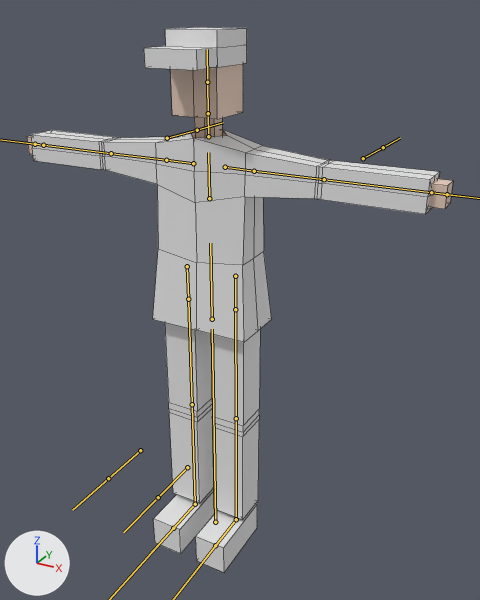
An edit to the FBX model DogHouseProject/Assets/FBX/owner_idle.fbx, drawn before and after from the same camera.
Rendered twice from a 50 mm camera at (1.38, -2.26, 2.39) aimed at (0.12, 0.03, 1.25). Every picture has the same lights, and +X, +Y and +Z are marked at lower left. The bones that bend it are drawn over the model as lines. Mesh edges are drawn as thin lines.
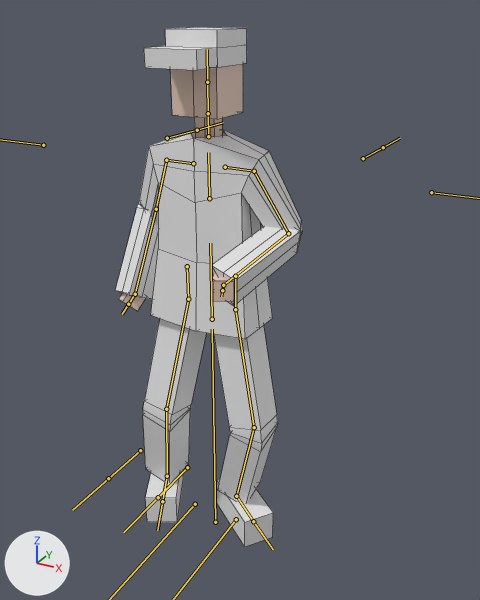
The newer file adds an action. The first version stands in its rest pose; the second is drawn at frame 32 of the action 'Scene'.

Pixel boxes (x1, y1, x2, y2) of what changed, in the pictures (480 x 600 px):
```json
{"object": "Cube", "change": "posed", "before": [27, 27, 453, 572], "after": [116, 27, 302, 547], "on screen": "56% narrower"}
{"bone": "upper_arm.L", "before": "(254, 171) to (324, 179)", "after": "(254, 171) to (288, 233)"}
{"bone": "lower_arm.L", "before": "(324, 179) to (431, 192)", "after": "(288, 233) to (223, 285)"}
{"bone": "hand.L", "before": "(431, 192) to (447, 194)", "after": "(223, 285) to (222, 290)"}
{"bone": "upper_arm.R", "before": "(166, 160) to (111, 153)", "after": "(166, 160) to (156, 209)"}
{"bone": "lower_arm.R", "before": "(111, 153) to (43, 145)", "after": "(156, 209) to (135, 294)"}
{"bone": "hand.R", "before": "(43, 145) to (35, 144)", "after": "(135, 294) to (128, 304)"}
{"bone": "upper_leg.L", "before": "(235, 309) to (236, 418)", "after": "(235, 309) to (254, 427)"}
{"bone": "lower_leg.L", "before": "(236, 418) to (236, 519)", "after": "(254, 427) to (236, 496)"}
{"bone": "foot.L", "before": "(236, 519) to (215, 545)", "after": "(236, 496) to (253, 521)"}
{"bone": "upper_leg.R", "before": "(188, 299) to (192, 404)", "after": "(188, 299) to (166, 409)"}
{"bone": "lower_leg.R", "before": "(192, 404) to (195, 504)", "after": "(166, 409) to (167, 476)"}
{"bone": "foot.R", "before": "(195, 504) to (173, 528)", "after": "(167, 476) to (162, 501)"}
```

The change, as JSON lines over the scene's bpy script:
```json
{"block": "bone_upper_arm_l", "where": "bone_upper_arm_l = bpy.data.objects['owner_arm'].pose.bones['upper_arm.L']  # child of 'shoulder.L'"}
{"op": "set", "path": "bone_upper_arm_l.rotation_quaternion", "old": "(1.0, 0.0, 0.0, 0.0)", "new": "(0.84, -0.503, -0.077, 0.189)", "note": "degrees (0, 0, 0) -> degrees (-61, 4, 23)"}
{"block": "bone_lower_arm_l", "where": "bone_lower_arm_l = bpy.data.objects['owner_arm'].pose.bones['lower_arm.L']  # child of 'upper_arm.L'"}
{"op": "set", "path": "bone_lower_arm_l.rotation_quaternion", "old": "(1.0, 0.0, 0.0, 0.0)", "new": "(0.68, -0.46, 0.0, -0.571)", "note": "degrees (0, 0, 0) -> degrees (-47, -32, -66)"}
{"block": "bone_hand_l", "where": "bone_hand_l = bpy.data.objects['owner_arm'].pose.bones['hand.L']  # child of 'lower_arm.L'"}
{"op": "set", "path": "bone_hand_l.rotation_quaternion", "old": "(1.0, 0.0, 0.0, 0.0)", "new": "(0.582, 0.359, 0.723, 0.099)", "note": "degrees (0, 0, 0) -> degrees (118, 50, 96)"}
{"block": "bone_upper_arm_r", "where": "bone_upper_arm_r = bpy.data.objects['owner_arm'].pose.bones['upper_arm.R']  # child of 'shoulder.R'"}
{"op": "set", "path": "bone_upper_arm_r.rotation_quaternion", "old": "(1.0, 0.0, 0.0, 0.0)", "new": "(0.845, -0.475, 0.098, -0.226)", "note": "degrees (0, 0, 0) -> degrees (-58, -3, -28)"}
{"block": "bone_lower_arm_r", "where": "bone_lower_arm_r = bpy.data.objects['owner_arm'].pose.bones['lower_arm.R']  # child of 'upper_arm.R'"}
{"op": "set", "path": "bone_lower_arm_r.rotation_quaternion", "old": "(1.0, 0.0, 0.0, 0.0)", "new": "(0.911, -0.334, 0.0, 0.241)", "note": "degrees (0, 0, 0) -> degrees (-38, 9, 26)"}
{"block": "bone_hand_r", "where": "bone_hand_r = bpy.data.objects['owner_arm'].pose.bones['hand.R']  # child of 'lower_arm.R'"}
{"op": "set", "path": "bone_hand_r.rotation_quaternion", "old": "(1.0, 0.0, 0.0, 0.0)", "new": "(0.799, 0.144, -0.577, 0.088)", "note": "degrees (0, 0, 0) -> degrees (24, -71, -5)"}
{"block": "bone_upper_leg_l", "where": "bone_upper_leg_l = bpy.data.objects['owner_arm'].pose.bones['upper_leg.L']  # child of 'torso.L'"}
{"op": "set", "path": "bone_upper_leg_l.rotation_quaternion", "old": "(1.0, 0.0, 0.0, 0.0)", "new": "(0.994, -0.039, -0.005, -0.107)", "note": "degrees (0, 0, 0) -> degrees (-4, -1, -12)"}
{"block": "bone_lower_leg_l", "where": "bone_lower_leg_l = bpy.data.objects['owner_arm'].pose.bones['lower_leg.L']  # child of 'upper_leg.L'"}
{"op": "set", "path": "bone_lower_leg_l.rotation_quaternion", "old": "(1.0, 0.0, 0.0, 0.0)", "new": "(0.956, 0.158, 0.0, 0.246)", "note": "degrees (0, 0, 0) -> degrees (18, -4, 28)"}
{"block": "bone_foot_l", "where": "bone_foot_l = bpy.data.objects['owner_arm'].pose.bones['foot.L']  # child of 'lower_leg.L'"}
{"op": "set", "path": "bone_foot_l.rotation_quaternion", "old": "(1.0, 0.0, 0.0, 0.0)", "new": "(0.882, 0.169, 0.072, 0.435)", "note": "degrees (0, 0, 0) -> degrees (21, -1, 52)"}
{"block": "bone_upper_leg_r", "where": "bone_upper_leg_r = bpy.data.objects['owner_arm'].pose.bones['upper_leg.R']  # child of 'torso.R'"}
{"op": "set", "path": "bone_upper_leg_r.rotation_quaternion", "old": "(1.0, 0.0, 0.0, 0.0)", "new": "(0.993, -0.099, 0.016, 0.064)", "note": "degrees (0, 0, 0) -> degrees (-11, 3, 7)"}
{"block": "bone_lower_leg_r", "where": "bone_lower_leg_r = bpy.data.objects['owner_arm'].pose.bones['lower_leg.R']  # child of 'upper_leg.R'"}
{"op": "set", "path": "bone_lower_leg_r.rotation_quaternion", "old": "(1.0, 0.0, 0.0, 0.0)", "new": "(0.97, 0.233, 0.0, 0.067)", "note": "degrees (0, 0, 0) -> degrees (27, -2, 7)"}
{"block": "bone_foot_r", "where": "bone_foot_r = bpy.data.objects['owner_arm'].pose.bones['foot.R']  # child of 'lower_leg.R'"}
{"op": "set", "path": "bone_foot_r.rotation_quaternion", "old": "(1.0, 0.0, 0.0, 0.0)", "new": "(0.944, 0.159, 0.087, 0.274)", "note": "degrees (0, 0, 0) -> degrees (20, 4, 33)"}
```
